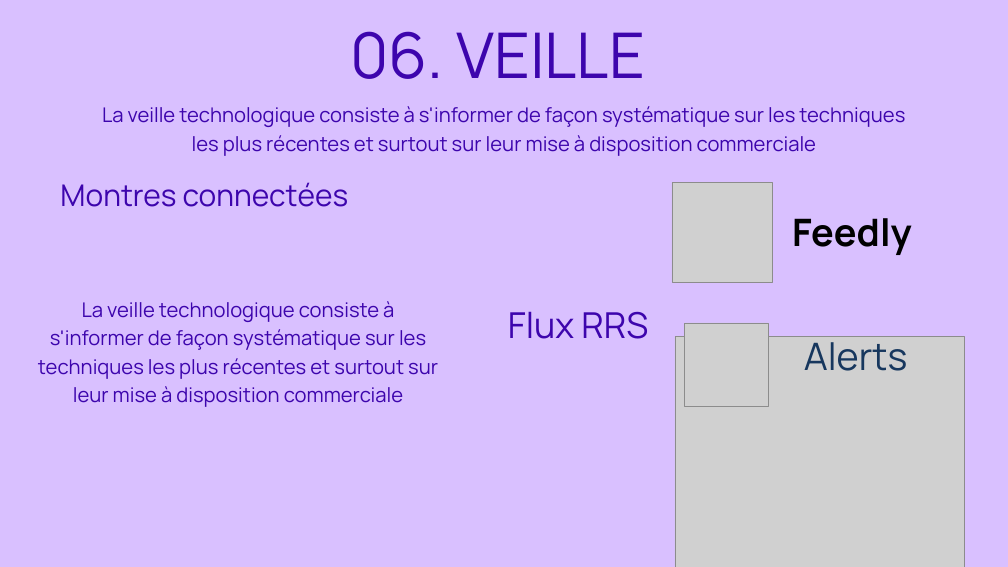
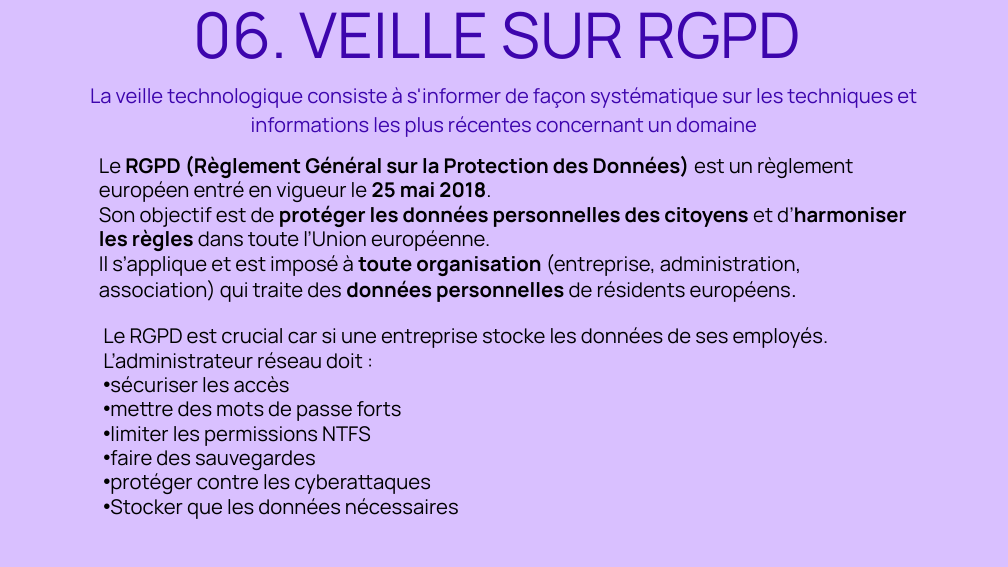
Before and after one commit to adamopendel/portfolio, a slide deck: slide 12 of Parcours_de_professionnalisation_E5_diapo.pptx. Drawn at 1008x567 pixels with LibreOffice and Linux fonts; fonts in the diff are those of the drawing; grey boxes stand for pictures. Boxes give left, top, right and bottom in pixels: in the first picture for what was removed or moved away, otherwise in the second. Text is boxed around its words. In the diff, an @@ line names an element or a change of style, - is before the commit and + after.

```diff
--- a/Parcours_de_professionnalisation_E5_diapo.pptx
+++ b/Parcours_de_professionnalisation_E5_diapo.pptx
@@ text at (194,11,801,59): text changed @@
-06. VEILLE
+06. VEILLE SUR RGPD
@@ text at (90,87,917,137): text changed @@
-La veille technologique consiste à s'informer de façon systématique sur les techniques les plus récentes et surtout sur leur mise à disposition commerciale
+La veille technologique consiste à s'informer de façon systématique sur les techniques et informations les plus récentes concernant un domaine
@@ text added at (99,156,906,302), 29 pt, text #000000 @@
+Le RGPD (Règlement Général sur la Protection des Données) est un règlement européen entré en vigueur le 25 mai 2018.
+Son objectif est de protéger les données personnelles des citoyens et d’harmoniser les règles dans toute l’Union européenne.
+Il s’applique et est imposé à toute organisation (entreprise, administration, association) qui traite des données personnelles de résidents européens.
@@ text removed at (60,182,349,207) @@
-Montres connectées
@@ picture removed at (672,182,772,282) @@
@@ text removed at (792,218,912,255) @@
-Feedly
@@ text removed at (38,301,438,407) @@
-La veille technologique consiste à s'informer de façon systématique sur les techniques les plus récentes et surtout sur leur mise à disposition commerciale
@@ text added at (103,327,829,519), 29 pt, text #000000 @@
+Le RGPD est crucial car si une entreprise stocke les données de ses employés.
+L’administrateur réseau doit :
+• sécuriser les accès
+• mettre des mots de passe forts
+• limiter les permissions NTFS
+• faire des sauvegardes
+• protéger contre les cyberattaques
+• Stocker que les données nécessaires
@@ text removed at (508,311,648,339) @@
-Flux RRS
@@ picture removed at (684,323,768,407) @@
@@ picture removed at (675,337,964,567) @@
@@ text removed at (804,335,907,371) @@
-Alerts
```
Also in this commit, not shown: 4 other slides changed, 1 slide added, 1 slide removed, 3 other files.
